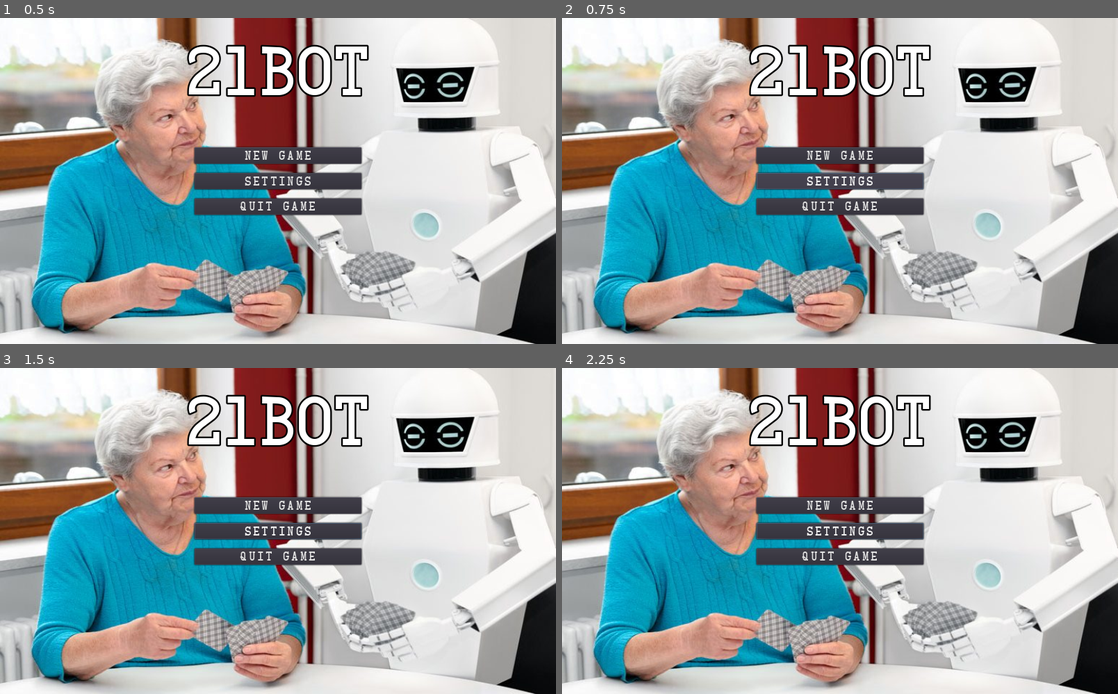
Above: before the commit, frames 1-4 (two rows, left to right).
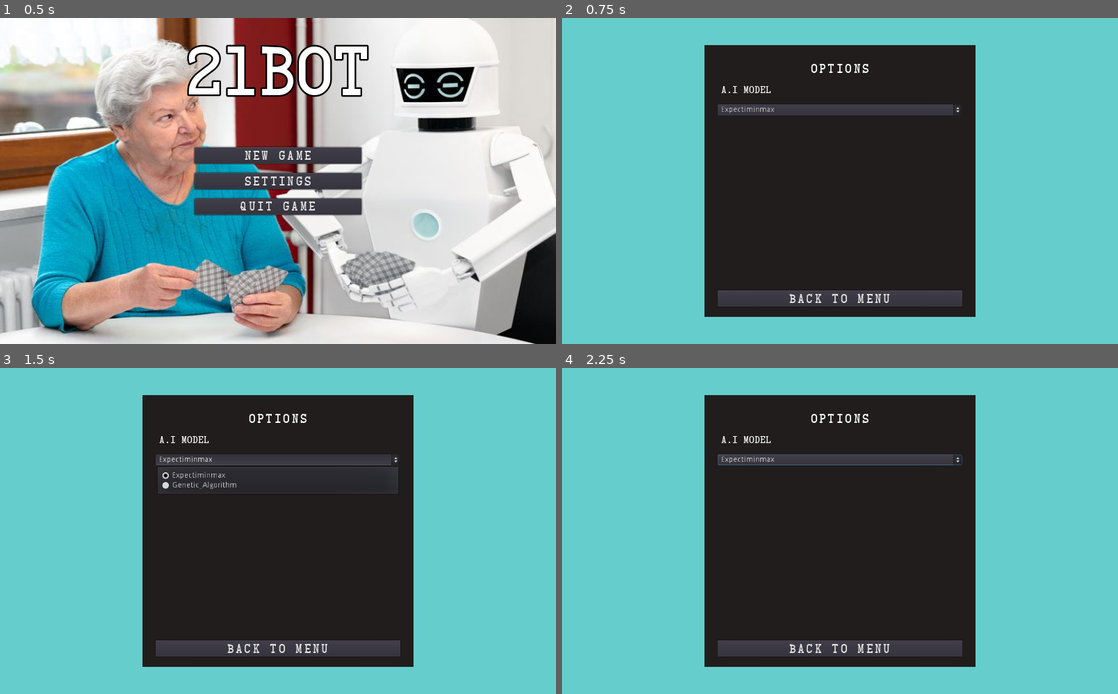
Above: after the commit, the same moments.

Repository: Green-Tortoises/21bot
Game: Godot game, scene res://Menus/MainMenu.tscn
The game is run twice, just before and just after one commit, with the same random seed, the same clock (stepped at 60 frames per second) and the same inputs.
Inputs (mouse positions are in pixels of both pictures, inside the frame that each line leads up to):
- Up to frame 1 (0.5 s): no input
- Up to frame 2 (0.75 s): click "Settings" at 0.5 s
- Up to frame 3 (1.5 s): click (278, 459) at 1.25 s, where only the run after the commit has a clickable "Expectiminmax"
- Up to frame 4 (2.25 s): click (840, 648) at 2 s, where only the run after the commit has a clickable "Back to menu"

Frame 1 is identical in both runs. In frame 2, 100% of the frame differs, in the area x 0-100%, y 0-100%; in frame 3, 100%; in frame 4, 100%.

Commit message:
feat: feito tela de menu, feat: deck de cartas feito

Diff:
--- /dev/null
+++ b/21bot/AI/ModelController.gd
@@ -0,0 +1,12 @@
+extends Node
+
+enum AiModels {
+	Expectiminmax,
+	Genetic_Algorithm
+}
+
+var selected_model = AiModels.Expectiminmax
+
+# Called when the node enters the scene tree for the first time.
+func _ready():
+	pass # Replace with function body.
--- a/21bot/Menus/MainMenu.gd
+++ b/21bot/Menus/MainMenu.gd
@@ -4,7 +4,7 @@
 	var _err = get_tree().change_scene("res://Scenes/GameScene.tscn")
 
 func _on_Settings_pressed():
-	pass # Replace with function body.
+	var _err = get_tree().change_scene("res://Menus/OptionsMenu.tscn")
 
 func _on_Quit_pressed():
 	get_tree().quit()
--- /dev/null
+++ b/21bot/Menus/OptionsMenu.gd
@@ -0,0 +1,20 @@
+extends Control
+
+onready var model_selector = $Center/OptionsBox/Options/ModelSelection
+
+var model_controller = ModelController
+
+# Called when the node enters the scene tree for the first time.
+func _ready():
+	for model in model_controller.AiModels:
+		model_selector.add_item(model)
+
+	model_selector.select(model_controller.selected_model)
+
+func _on_Button_pressed():
+	var _err = get_tree().change_scene("res://Menus/MainMenu.tscn")
+
+
+func _on_ModelSelection_item_selected(index):
+	model_controller.selected_model = index
+	print(model_controller.selected_model)
--- /dev/null
+++ b/21bot/Menus/OptionsMenu.tscn
@@ -0,0 +1,90 @@
+[gd_scene load_steps=5 format=2]
+
+[ext_resource path="res://Fonts/Button.tres" type="DynamicFont" id=1]
+[ext_resource path="res://Assets/CardFont.ttf" type="DynamicFontData" id=2]
+[ext_resource path="res://Menus/OptionsMenu.gd" type="Script" id=3]
+
+[sub_resource type="DynamicFont" id=1]
+font_data = ExtResource( 2 )
+
+[node name="Options" type="Control"]
+anchor_right = 1.0
+anchor_bottom = 1.0
+script = ExtResource( 3 )
+
+[node name="ColorRect" type="ColorRect" parent="."]
+anchor_right = 1.0
+anchor_bottom = 1.0
+color = Color( 0.4, 0.811765, 0.803922, 1 )
+
+[node name="Center" type="CenterContainer" parent="."]
+anchor_right = 1.0
+anchor_bottom = 1.0
+
+[node name="OptionsBox" type="ColorRect" parent="Center"]
+margin_left = 262.0
+margin_top = 50.0
+margin_right = 762.0
+margin_bottom = 550.0
+rect_min_size = Vector2( 500, 500 )
+color = Color( 0.137255, 0.117647, 0.117647, 1 )
+
+[node name="Options" type="VBoxContainer" parent="Center/OptionsBox"]
+anchor_right = 1.0
+anchor_bottom = 1.0
+custom_constants/separation = 17
+
+[node name="VSplit" type="VSplitContainer" parent="Center/OptionsBox/Options"]
+margin_right = 500.0
+margin_bottom = 15.0
+rect_min_size = Vector2( 0, 15 )
+
+[node name="Title" type="Label" parent="Center/OptionsBox/Options"]
+margin_top = 32.0
+margin_right = 500.0
+margin_bottom = 56.0
+custom_fonts/font = ExtResource( 1 )
+text = "Options"
+align = 1
+
+[node name="Title2" type="Label" parent="Center/OptionsBox/Options"]
+margin_top = 73.0
+margin_right = 500.0
+margin_bottom = 93.0
+custom_fonts/font = SubResource( 1 )
+text = "   A.I Model"
+
+[node name="ModelSelection" type="OptionButton" parent="Center/OptionsBox/Options"]
+margin_left = 25.0
+margin_top = 110.0
+margin_right = 475.0
+margin_bottom = 130.0
+rect_min_size = Vector2( 450, 0 )
+size_flags_horizontal = 4
+
+[node name="BackToMenu" type="VBoxContainer" parent="Center/OptionsBox/Options"]
+margin_top = 147.0
+margin_right = 500.0
+margin_bottom = 500.0
+size_flags_horizontal = 3
+size_flags_vertical = 3
+alignment = 2
+
+[node name="Button" type="Button" parent="Center/OptionsBox/Options/BackToMenu"]
+margin_left = 25.0
+margin_top = 304.0
+margin_right = 475.0
+margin_bottom = 334.0
+rect_min_size = Vector2( 450, 0 )
+size_flags_horizontal = 4
+custom_fonts/font = ExtResource( 1 )
+text = "Back to menu"
+
+[node name="VSplit" type="VSplitContainer" parent="Center/OptionsBox/Options/BackToMenu"]
+margin_top = 338.0
+margin_right = 500.0
+margin_bottom = 353.0
+rect_min_size = Vector2( 0, 15 )
+
+[connection signal="item_selected" from="Center/OptionsBox/Options/ModelSelection" to="." method="_on_ModelSelection_item_selected"]
+[connection signal="pressed" from="Center/OptionsBox/Options/BackToMenu/Button" to="." method="_on_Button_pressed"]
--- a/21bot/Players/Player.gd
+++ b/21bot/Players/Player.gd
@@ -33,8 +33,8 @@
 
 	if card_type == Card.CardType.Ace:
 
-		print(minimum_score)
-		print(maximum_score)
+		#print(minimum_score)
+		#rint(maximum_score)
 
 		if maximum_score + 11 <= 21:
 			minimum_score += ACE_MINIMUM_VALUE
@@ -47,10 +47,10 @@
 			scoreboard = str(minimum_score)
 	else:
 
-		print(minimum_score)
-		print(maximum_score)
+		#print(minimum_score)
+		#print(maximum_score)
 
-		print(maximum_score + card_score)
+		#print(maximum_score + card_score)
 
 		if maximum_score != minimum_score and maximum_score + card_score <= 21:
 
--- a/21bot/Scenes/GameScene.gd
+++ b/21bot/Scenes/GameScene.gd
@@ -18,40 +18,78 @@
 
 var bot_scoreboard : String
 
+"""
+Deck of Cards
+"""
+var cards_deck = []
+
+"""
+Control variables
+"""
+onready var options_buttons_box = $Options
+
 func _ready():
+
+	set_deck_of_cards()
+
 	_add_card_to_player()
 	_add_card_to_player()
 
 func reset_game():
+
+	set_deck_of_cards()
 
 	player.remove_cards()
 
 	_add_card_to_player()
 	_add_card_to_player()
 
+"""
+Player functions
+"""
 func _add_card_to_player():
-	var card_instance : Card = card.instance()
-	card_instance.randomize_card()
 
-	self.player_scoreboard = player.add_card(card_instance)
+	self.player_scoreboard = player.add_card(cards_deck.pop_back())
 
 	_update_player_score_text()
-
-func _add_card_to_bot():
-	var card_instance : Card = card.instance()
-	card_instance.randomize_card()
-
-	self.bot_scoreboard = bot.add_card(card_instance)
-
-	_update_bot_score_text()
-
 
 func _update_player_score_text():
 	player_score.text = "  Player Score: " + player_scoreboard
 
+"""
+Bot functions
+"""
+func start_bot_turn():
+
+	while bot.minimum_score < 21:
+		_add_card_to_bot()
+
+func _add_card_to_bot():
+
+	self.bot_scoreboard = bot.add_card(cards_deck.pop_back())
+
+	_update_bot_score_text()
+
 func _update_bot_score_text():
 	bot_score.text = "  Bot Score: " + str(bot_scoreboard)
 
+"""
+Card Deck functions
+"""
+
+func set_deck_of_cards():
+	for type in range(len(Card.CardType.values())):
+		for suit in range(len(Card.CardSuits.values())):
+			var card_instance : Card = card.instance()
+			card_instance.curr_card_suit = suit
+			card_instance.curr_card_type = type
+			cards_deck.append(card_instance)
+
+	cards_deck.shuffle()
+
+"""
+Signal functions
+"""
 func _on_HitCard_pressed():
 	_add_card_to_player()
 
@@ -59,4 +97,5 @@
 		reset_game()
 
 func _on_Stop_pressed():
-	_add_card_to_bot()
+	options_buttons_box.visible = false
+	start_bot_turn()
--- a/21bot/project.godot
+++ b/21bot/project.godot
@@ -36,6 +36,10 @@
 run/main_scene="res://Menus/MainMenu.tscn"
 config/icon="res://icon.png"
 
+[autoload]
+
+ModelController="*res://AI/ModelController.gd"
+
 [display]
 
 window/stretch/mode="2d"
